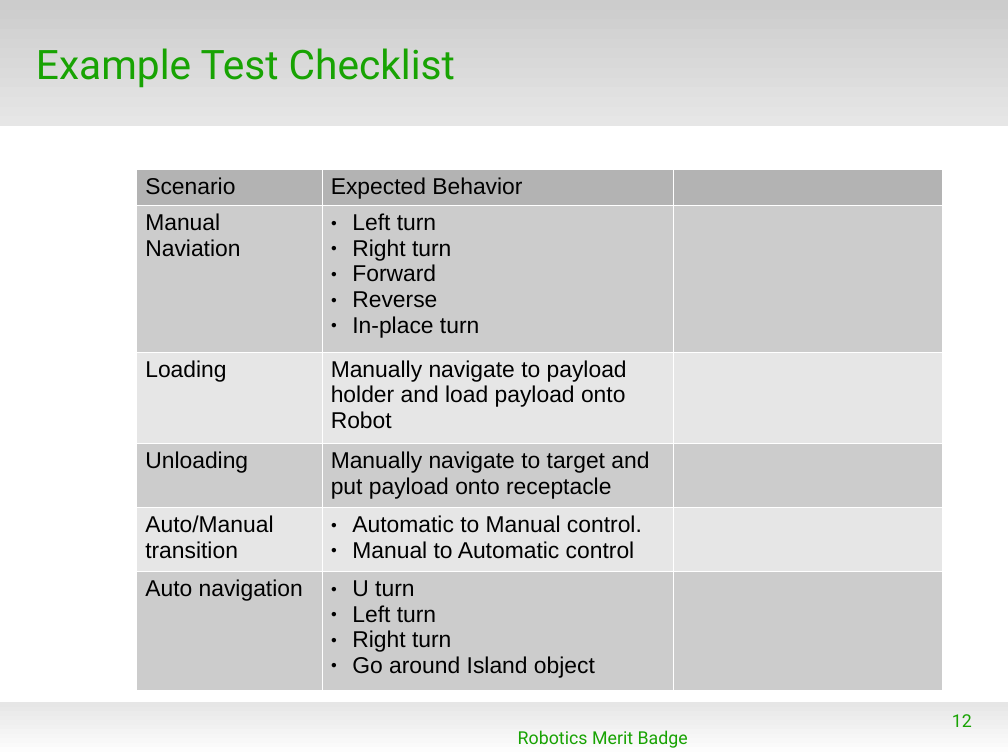
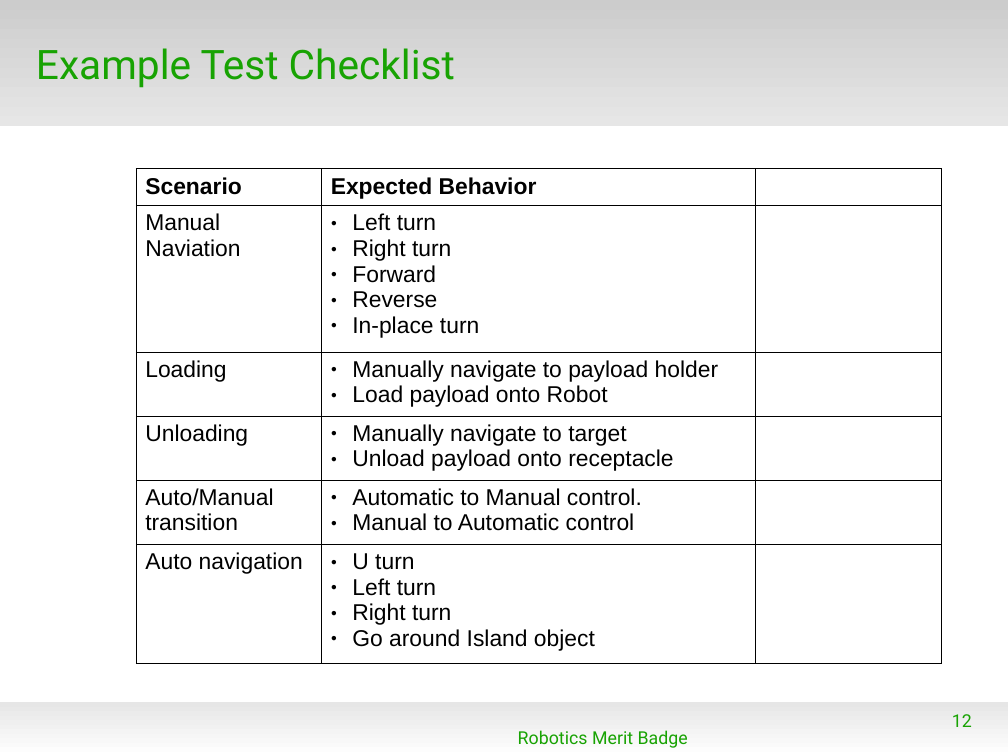
Before and after one commit to spiderman-2099/RoboticsMB, a slide deck: slide 12 of doc/RMB_Session4.odp. Drawn at 1008x756 pixels with LibreOffice and Linux fonts; fonts in the diff are those of the drawing; background and template pictures are left out. Boxes give left, top, right and bottom in pixels: in the first picture for what was removed or moved away, otherwise in the second. Text is boxed around its words. In the diff, an @@ line names an element or a change of style, - is before the commit and + after.

```diff
--- a/doc/RMB_Session4.odp
+++ b/doc/RMB_Session4.odp
@@ table at (136, 169, 942, 660) @@
-row 3, column 2: Manually navigate to payload holder and load payload onto Robot
+row 3, column 2: Manually navigate to payload holder / Load payload onto Robot
-row 4, column 2: Manually navigate to target and put payload onto receptacle
+row 4, column 2: Manually navigate to target / Unload payload onto receptacle
@@ fill #B3B3B3 to none in 2 cells @@
@@ fill #CCCCCC to none in 6 cells @@
@@ fill #E6E6E6 to none in 4 cells @@
@@ bold on in "Scenario", "Expected Behavior" @@
@@ borders changed @@
```
Also in this commit, not shown: 6 other slides changed, 1 slide added, 1 other file.
